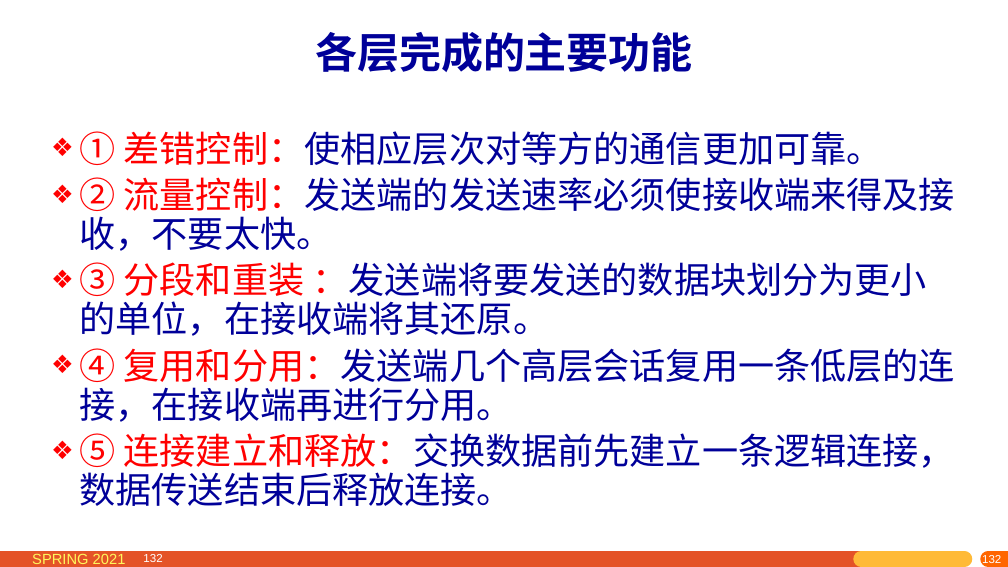
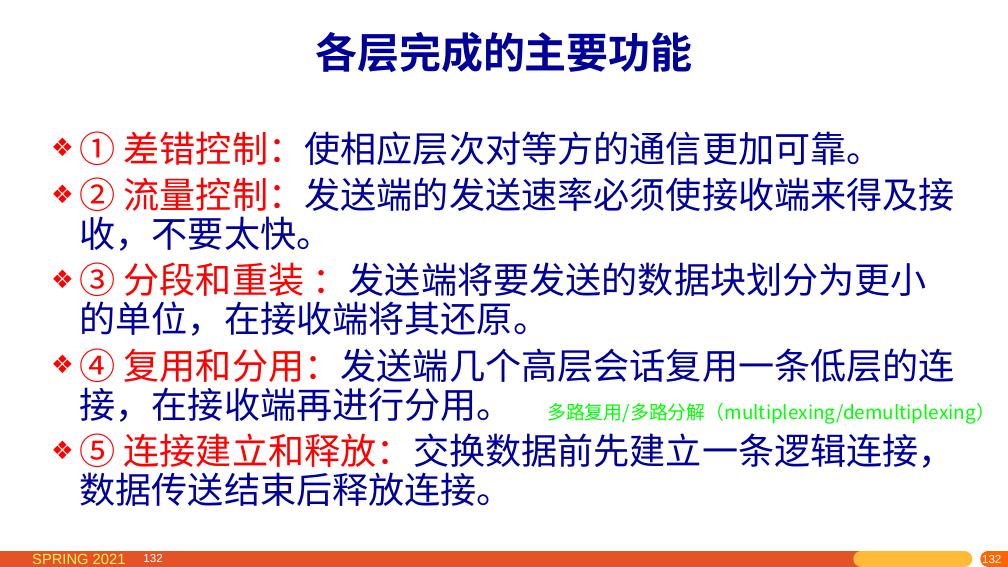
Before and after one commit to network-whu/2021, a slide deck: slide 132 of slides/instruction/01.pptx. Drawn at 1008x567 pixels with LibreOffice and Linux fonts; fonts in the diff are those of the drawing. Boxes give left, top, right and bottom in pixels: in the first picture for what was removed or moved away, otherwise in the second. Text is boxed around its words. In the diff, an @@ line names an element or a change of style, - is before the commit and + after.

```diff
--- a/slides/instruction/01.pptx
+++ b/slides/instruction/01.pptx
@@ text added at [547,403,995,424], 18 pt, text #00FF00 @@
+多路复用/多路分解（multiplexing/demultiplexing）
```
Also in this commit, not shown: 3 other slides changed, 2 slides added, 4 other files.
